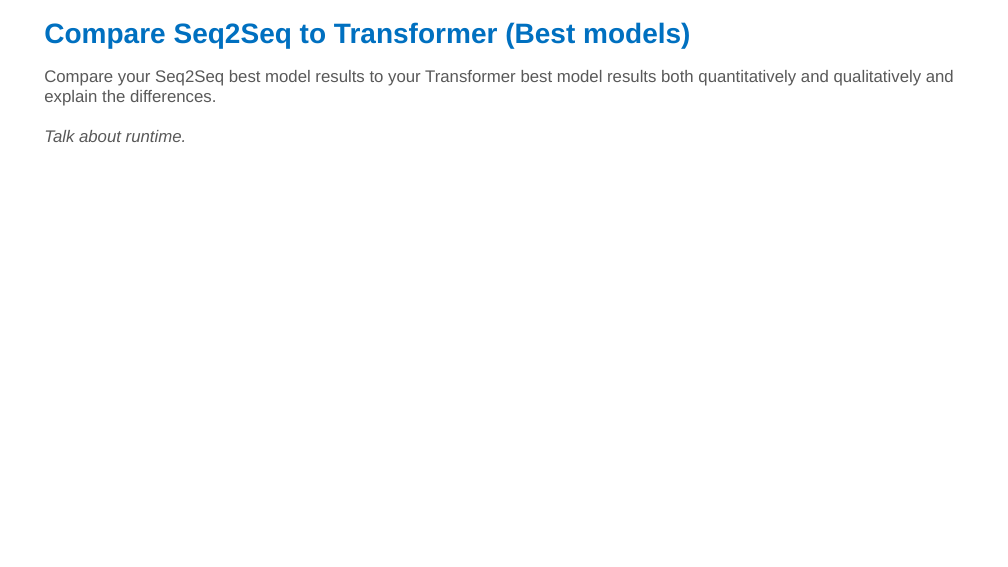
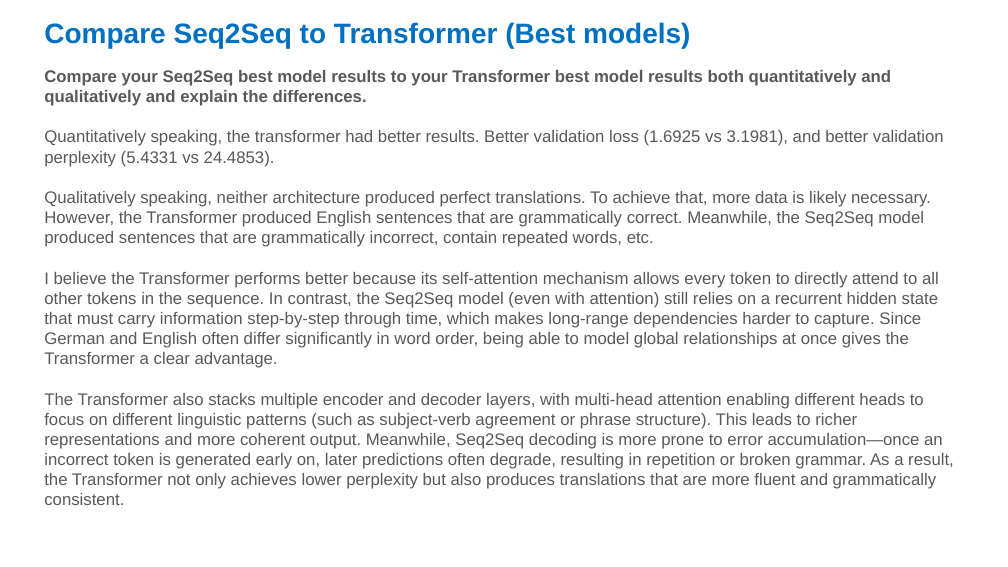
Before and after one commit to gonzaleznicolas/DL_A3, a slide deck: slide 15 of assignment3-nlp-template.pptx. Drawn at 1008x567 pixels with LibreOffice and Linux fonts; fonts in the diff are those of the drawing. Boxes give left, top, right and bottom in pixels: in the first picture for what was removed or moved away, otherwise in the second. Text is boxed around its words. In the diff, an @@ line names an element or a change of style, - is before the commit and + after.

```diff
--- a/assignment3-nlp-template.pptx
+++ b/assignment3-nlp-template.pptx
@@ text at box(44, 70, 891, 106): bold on in "Compare your Seq2Seq best model results to ..." @@
@@ text at box(44, 130, 954, 505): text changed; italic off @@
-Talk about runtime.
+Quantitatively speaking, the transformer had better results. Better validation loss (1.6925 vs 3.1981), and better validation perplexity (5.4331 vs 24.4853).
+Qualitatively speaking, neither architecture produced perfect translations. To achieve that, more data is likely necessary. However, the Transformer produced English sentences that are grammatically correct. Meanwhile, the Seq2Seq model produced sentences that are grammatically incorrect, contain repeated words, etc.
+I believe the Transformer performs better because its self-attention mechanism allows every token to directly attend to all other tokens in the sequence. In contrast, the Seq2Seq model (even with attention) still relies on a recurrent hidden state that must carry information step-by-step through time, which makes long-range dependencies harder to capture. Since German and English often differ significantly in word order, being able to model global relationships at once gives the Transformer a clear advantage.
+The Transformer also stacks multiple encoder and decoder layers, with multi-head attention enabling different heads to focus on different linguistic patterns (such as subject-verb agreement or phrase structure). This leads to richer representations and more coherent output. Meanwhile, Seq2Seq decoding is more prone to error accumulation—once an incorrect token is generated early on, later predictions often degrade, resulting in repetition or broken grammar. As a result, the Transformer not only achieves lower perplexity but also produces translations that are more fluent and grammatically consistent.
```
Also in this commit, not shown: 2 other slides changed, 1 other file.
